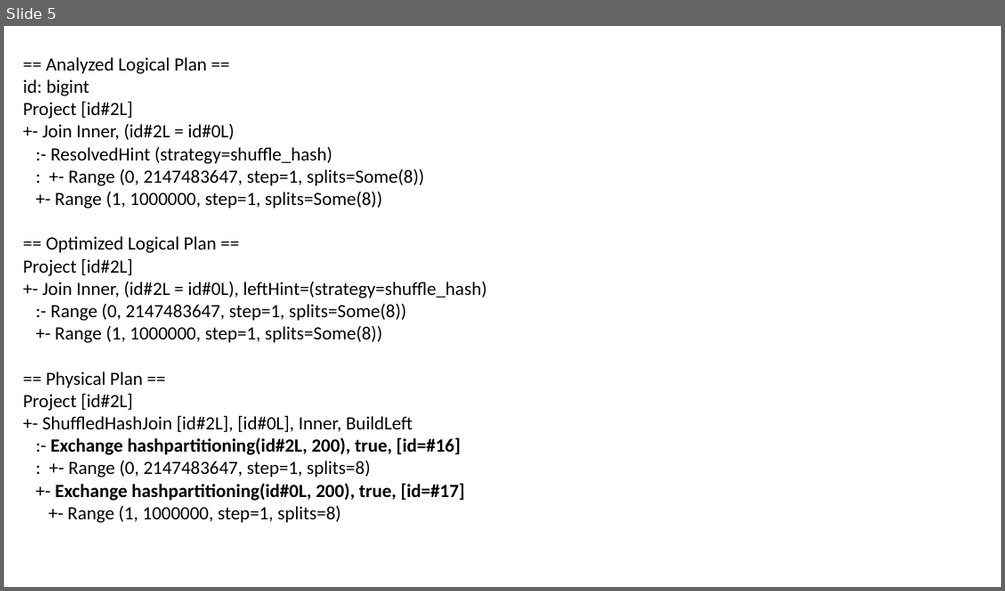
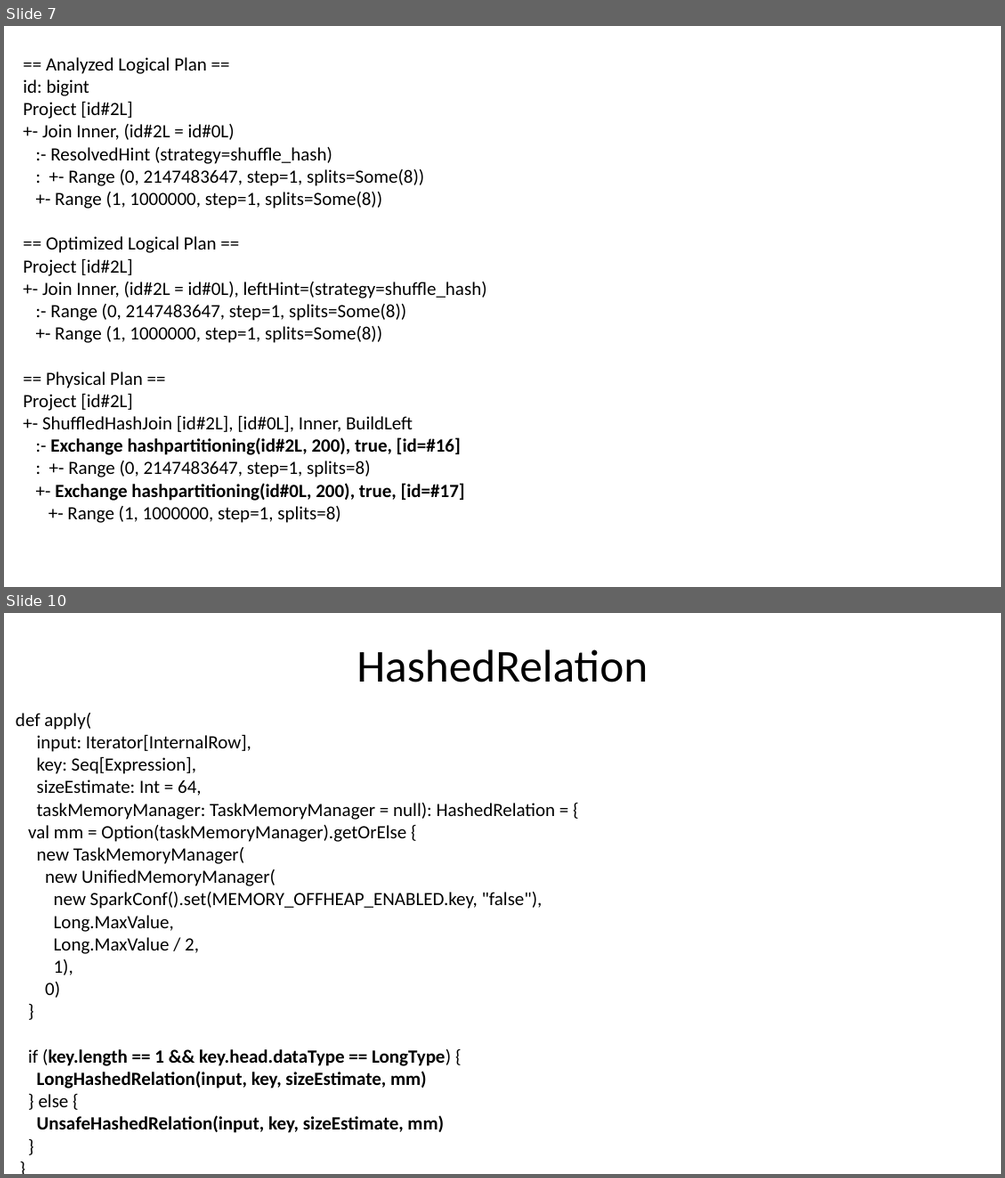
Before and after one commit to nkudinov/apache_spark_pptx, a slide deck: Spark_join4.pptx. Shown one above the other, each under a label of ours: slide 5 before the commit, slides 7 and 10 after it; the slides between them are not shown. The pictures are 1005x591 and 1005x1178 pixels, drawn with LibreOffice and Linux fonts; fonts in the diff are those of the drawing. Boxes give left, top, right and bottom in pixels: in the first picture for what was removed or moved away, otherwise in the second. Text is boxed around its words. In the diff, an @@ line names an element or a change of style, - is before the commit and + after.

```diff
--- a/Spark_join4.pptx
+++ b/Spark_join4.pptx
@@ slide 10 added at (4, 613, 1001, 1174), background #FFFFFF @@
@@ title added at (356, 649, 647, 682), 44 pt, text #000000 @@
+HashedRelation
@@ text added at (16, 713, 556, 1133), 18 pt, text #000000 @@
+def apply(
+input: Iterator[InternalRow],
+key: Seq[Expression],
+sizeEstimate: Int = 64,
+taskMemoryManager: TaskMemoryManager = null): HashedRelation = {
+val mm = Option(taskMemoryManager).getOrElse {
+new TaskMemoryManager(
+new UnifiedMemoryManager(
+new SparkConf().set(MEMORY_OFFHEAP_ENABLED.key, "false"),
+Long.MaxValue,
+Long.MaxValue / 2,
+1),
+0)
+}
+if (key.length == 1 && key.head.dataType == LongType) {
+LongHashedRelation(input, key, sizeEstimate, mm)
+} else {
+UnsafeHashedRelation(input, key, sizeEstimate, mm)
+}
+}
@@ what was slide 5 is now slide 7 @@
```
Also in this commit, not shown: 3 slides changed, 11 other slides added.
